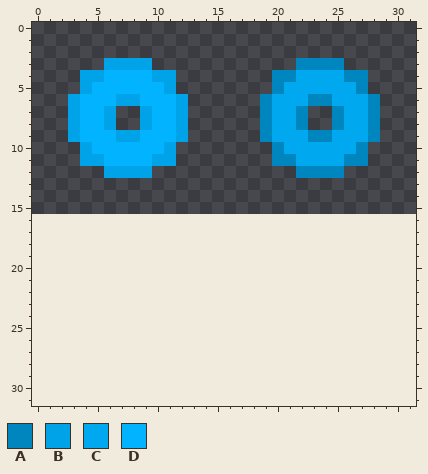
A pixel-art sprite gets an edit: assets/sprites/pellet.png. This is how it looked before the edit.
The file is 32x16 pixels. The old version is drawn lined up with the new one, on the new canvas.
Palette (. is transparent): A #0086bf  B #00a2e8  C #00a8f0  D #02b4ff
The result:
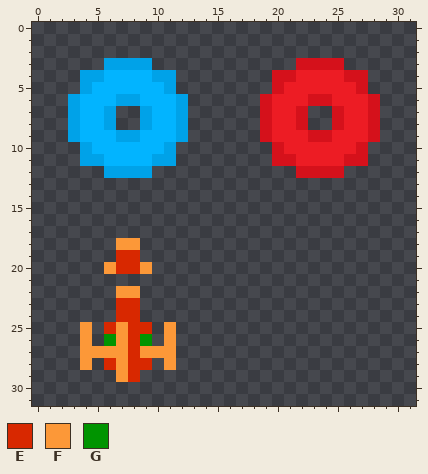
Colours new in this view: E #d82800  F #fc9838  G #009400
What changed:
canvas 32x16 -> 32x32
@@ palette @@
-A #0086bf
+A #d5111b
-C #00a8f0
+C #ed1c24
@@ x 2..13 @@
 17 ............
-18 ............
-19 ............
-20 ............
+18 .....FF.....
+19 .....EE.....
+20 ....FEEF....
 21 ............
-22 ............
-23 ............
-24 ............
-25 ............
-26 ............
-27 ............
-28 ............
-29 ............
+22 .....FF.....
+23 .....EE.....
+24 .....EE.....
+25 ..F.EFEE.F..
+26 ..F.GFEG.F..
+27 ..FFFFEFFF..
+28 ..F.EFEE.F..
+29 .....FE.....
 30 ............
Boxes around the changes in both pictures, in picture pixels (x1, y1, x2, y2):
changed: (260, 58, 380, 178)
added: (80, 238, 176, 382)
